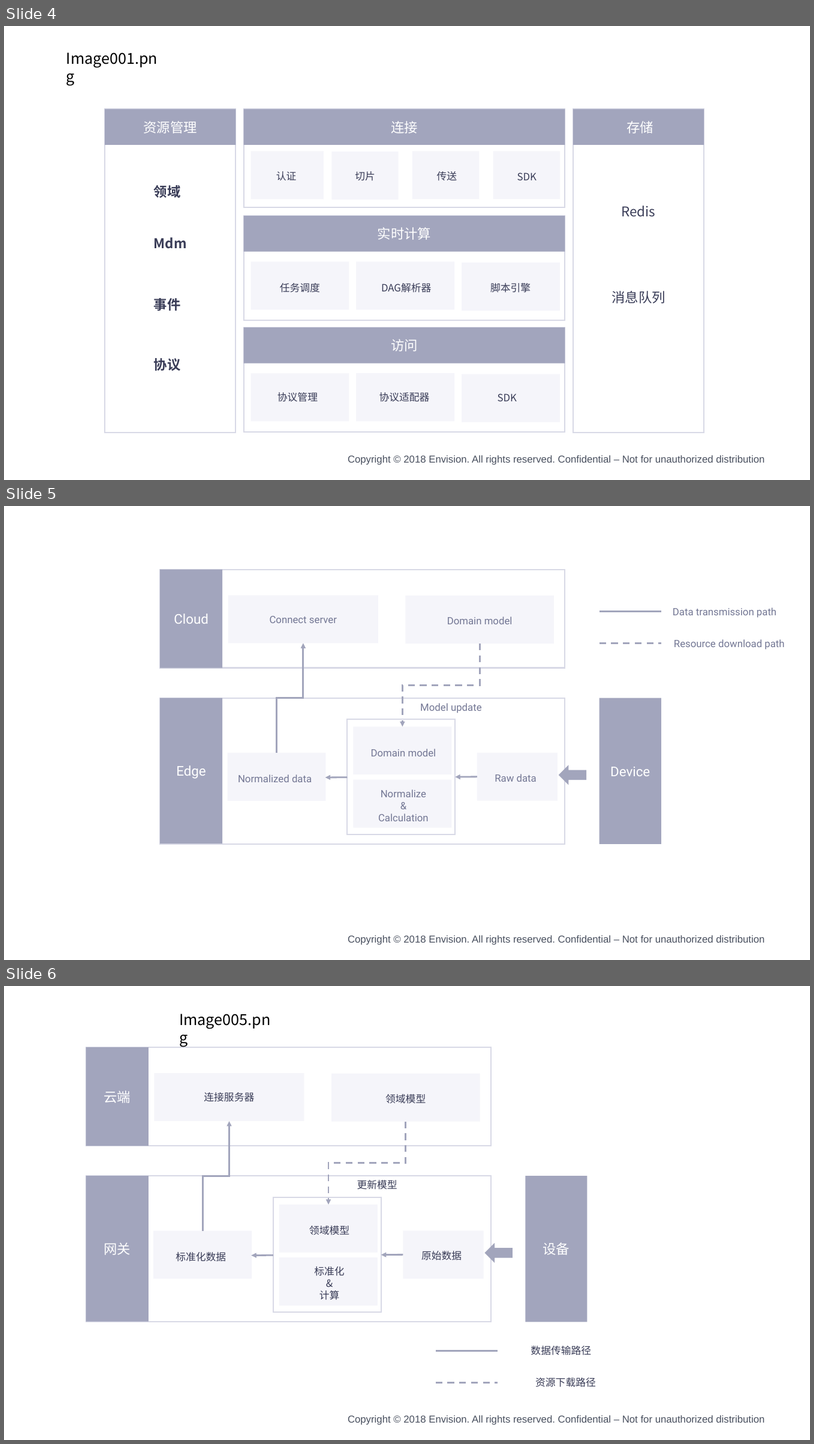
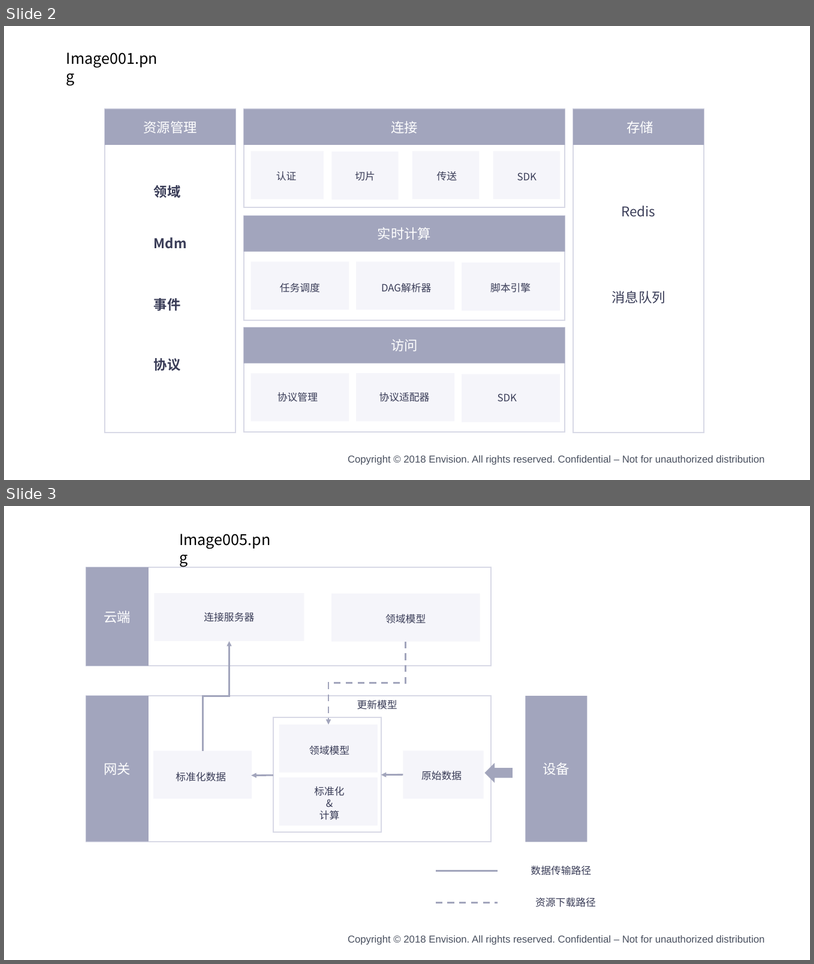
Before and after one commit to EnvisionDoc/enos_edge_zh, a slide deck: media/edge.pptx. Shown one above the other, each under a label of ours: slides 4, 5 and 6 before the commit, slides 2 and 3 after it. The pictures are 814x1444 and 814x964 pixels, drawn with LibreOffice and Linux fonts; fonts in the diff are those of the drawing; background and template pictures are left out. Boxes give left, top, right and bottom in pixels: in the first picture for what was removed or moved away, otherwise in the second. Text is boxed around its words. In the diff, an @@ line names an element or a change of style, - is before the commit and + after.

```diff
--- a/media/edge.pptx
+++ b/media/edge.pptx
@@ slide 5 removed at <box>4,506,810,960</box>, background #FFFFFF; not listed: 1 template element that a slide beside it also shows @@
@@ group removed at <box>160,570,785,844</box>: 12 rectangles, 9 texts, 2 arrows, 2 elbow arrows, 2 lines, 1 left arrow @@
-Connect server
-Cloud
-Edge
-Device
-Domain model
-Normalized data
-Normalize
-&
-Calculation
-Raw data
-Domain model
-Model update
-Data transmission path
-Resource download path
@@ what was slide 4 is now slide 2 @@
@@ what was slide 6 is now slide 3 @@
```
Also in this commit, not shown: 2 other slides removed, 4 other files.
